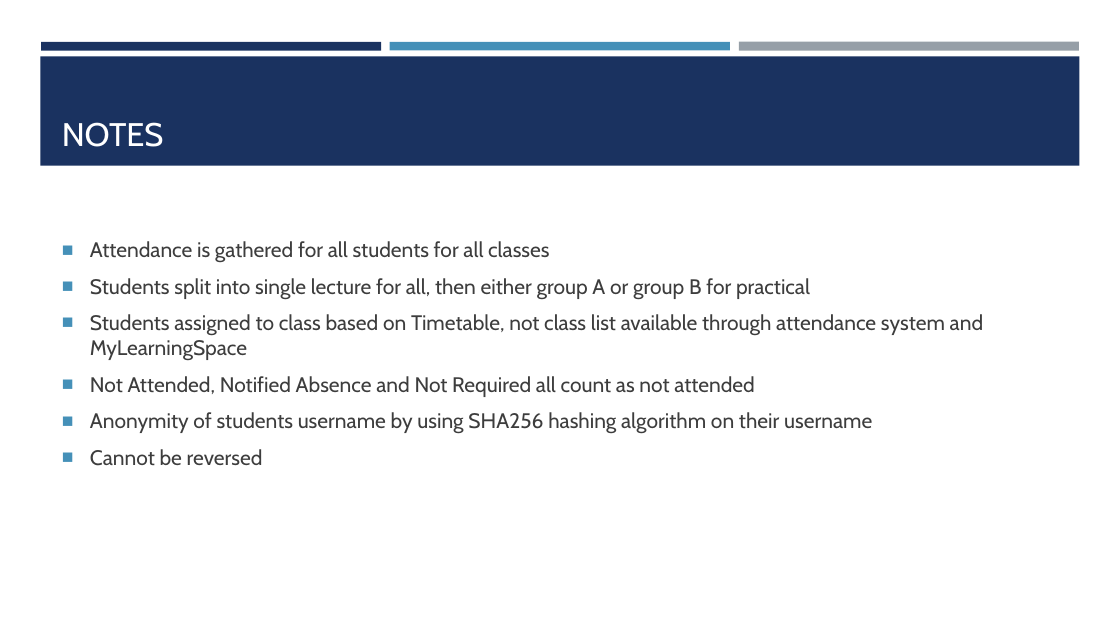
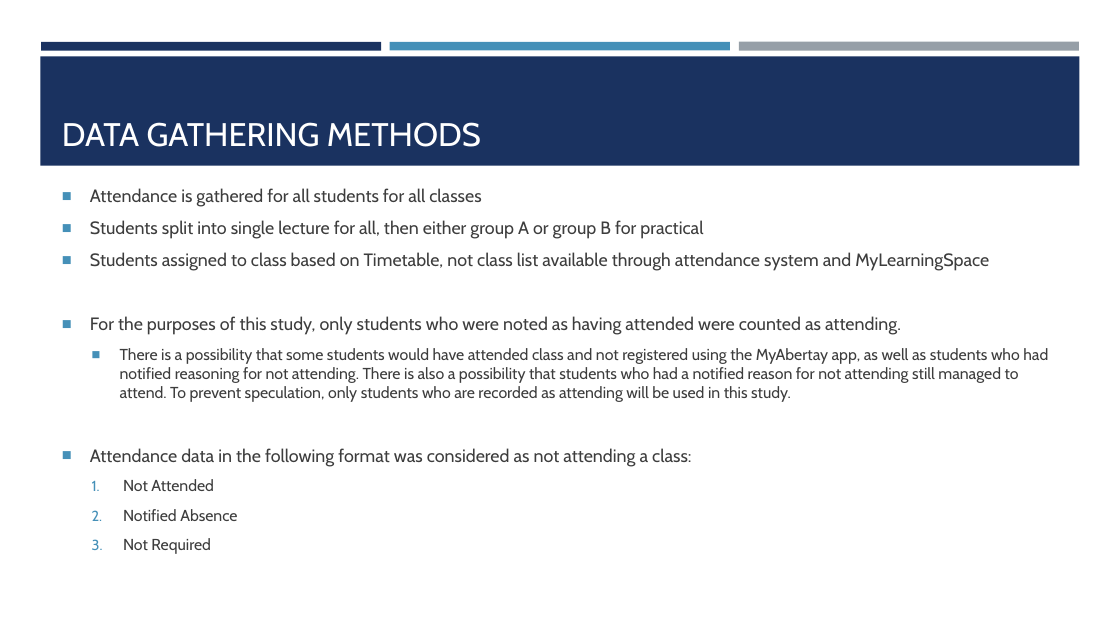
Before and after one commit to ChrisAcornleyPhD/CAP512Data, a slide deck: slide 5 of scripts/CAP512.pptx (slide 3 before the commit). Drawn at 1120x630 pixels with LibreOffice and Linux fonts; fonts in the diff are those of the drawing. Boxes give left, top, right and bottom in pixels: in the first picture for what was removed or moved away, otherwise in the second. Text is boxed around its words. In the diff, an @@ line names an element or a change of style, - is before the commit and + after.

```diff
--- a/scripts/CAP512.pptx
+++ b/scripts/CAP512.pptx
@@ title at [62,122,481,147]: text changed @@
-NOTES
+DATA GATHERING METHODS
@@ text at [90,188,989,271]: size 18 to 15.3 pt in "Attendance is gathered for all students for ...", "Students split into single lecture for all, ...", "Students assigned to class based on Timetable, ..." @@
@@ text at [90,316,1048,521]: text changed; size 18 to 13.6 pt @@
-■ Not Attended, Notified Absence and Not Required all count as not attended
-■ Anonymity of students username by using SHA256 hashing algorithm on their username
-■ Cannot be reversed
+■ For the purposes of this study, only students who were noted as having attended were counted as attending.
+  ■ There is a possibility that some students would have attended class and not registered using the MyAbertay app, as well as students who had notified reasoning for not attending. There is also a possibility that students who had a notified reason for not attending still managed to attend. To prevent speculation, only students who are recorded as attending will be used in this study.
+■ Attendance data in the following format was considered as not attending a class:
+  1. Not Attended
+  2. Notified Absence
+  3. Not Required
```
Also in this commit, not shown: 2 other slides changed, 2 slides added.
